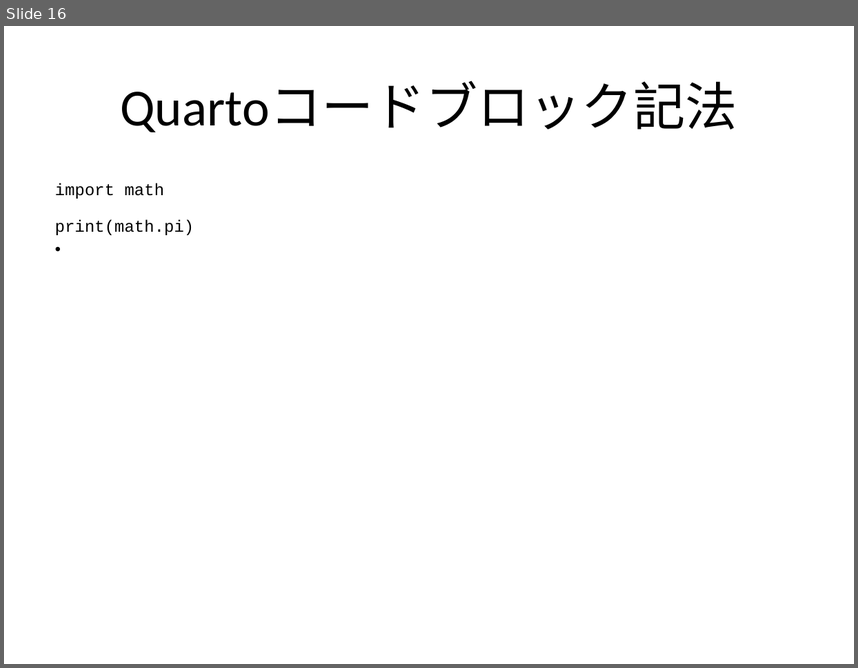
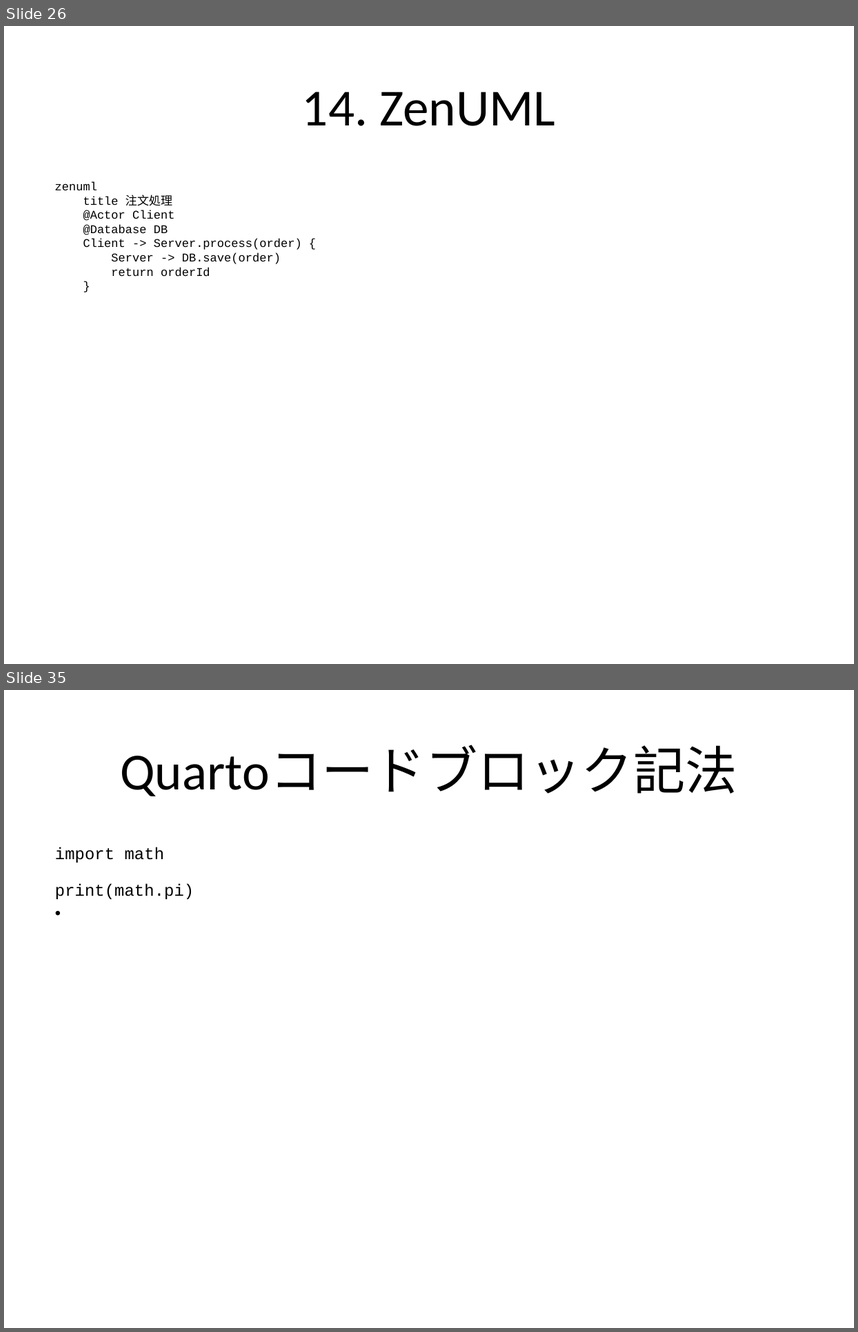
Before and after one commit to notfolder/qmd_to_pptx, a slide deck: demo_full.pptx. Shown one above the other, each under a label of ours: slide 16 before the commit, slides 26 and 35 after it; the slides between them are not shown. The pictures are 858x668 and 858x1332 pixels, drawn with LibreOffice and Linux fonts; fonts in the diff are those of the drawing. Boxes give left, top, right and bottom in pixels: in the first picture for what was removed or moved away, otherwise in the second. Text is boxed around its words. In the diff, an @@ line names an element or a change of style, - is before the commit and + after.

```diff
--- a/demo_full.pptx
+++ b/demo_full.pptx
@@ slide 26 added at [4,26,854,664], background #FFFFFF @@
@@ title added at [302,92,555,126], 44 pt, text #000000 @@
+14. ZenUML
@@ text added at [55,181,302,276], 10 pt, text #000000 @@
+zenuml
+title 注文処理
+@Actor Client
+@Database DB
+Client -> Server.process(order) {
+Server -> DB.save(order)
+return orderId
+}
@@ what was slide 16 is now slide 35 @@
```
Also in this commit, not shown: 3 slides changed, 19 other slides added, 1 slide removed, 1 other file.
